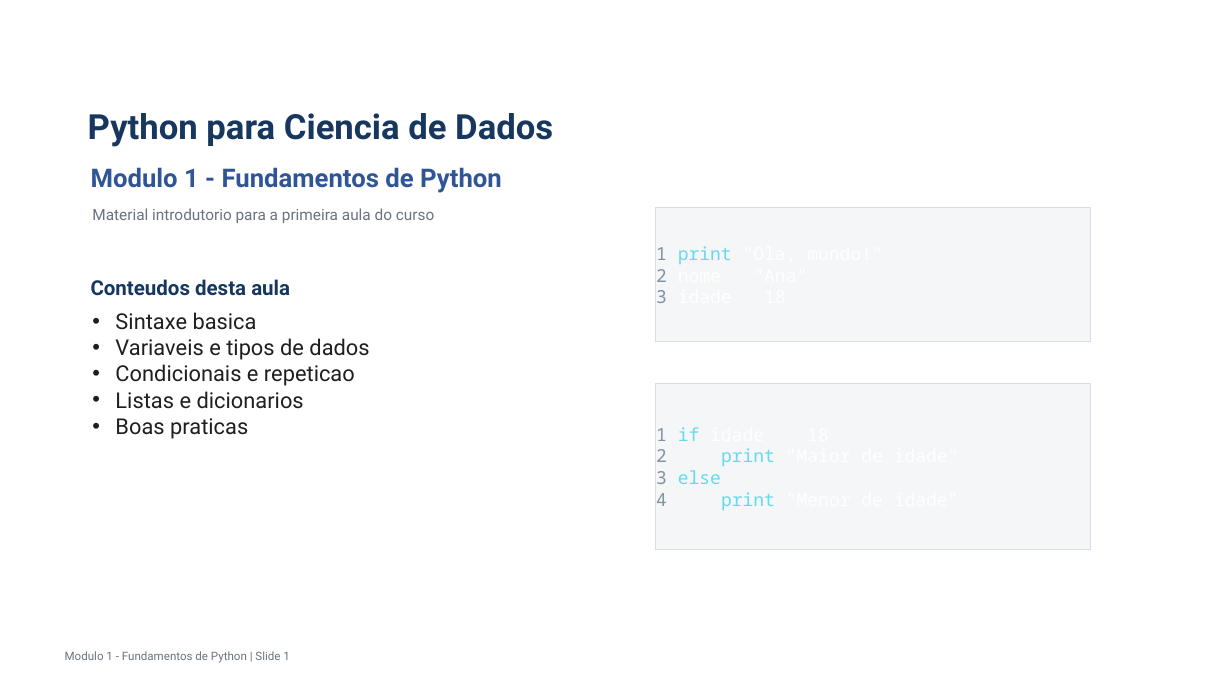
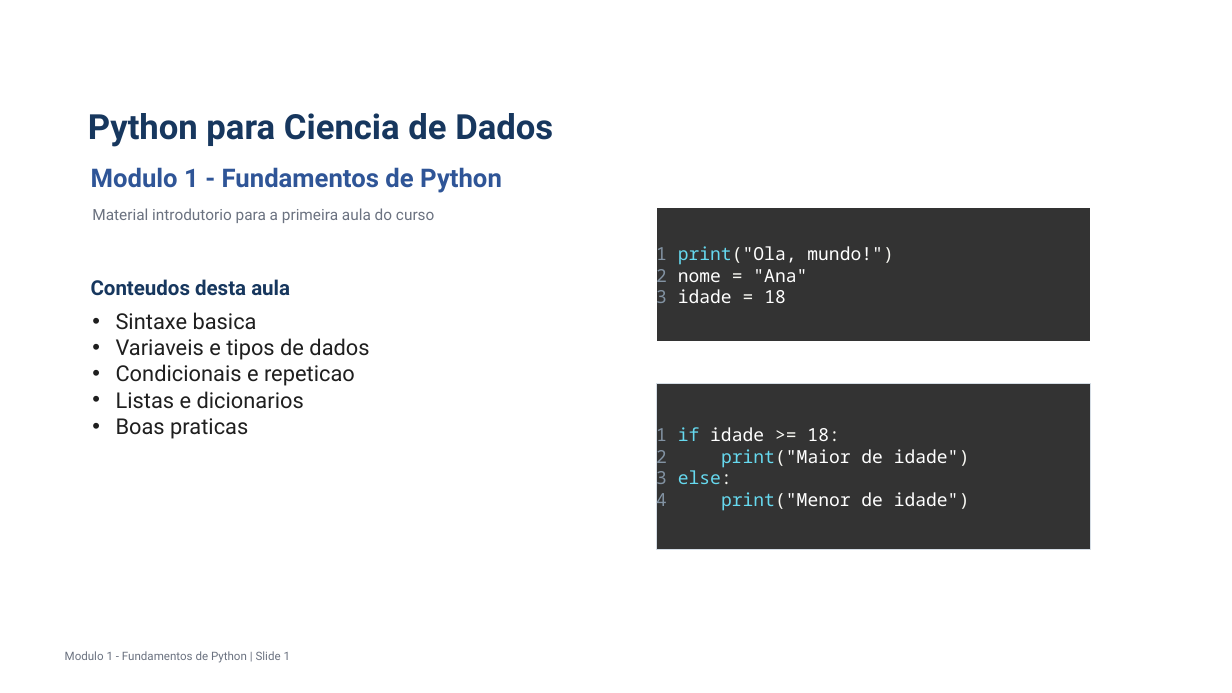
Before and after one commit to leduardopacheco/cursoPythonCDD, a slide deck: slide 1 of slides/modulo-1/fundamentos_python_modulo_1.pptx. Drawn at 1232x693 pixels with LibreOffice and Linux fonts; fonts in the diff are those of the drawing. Boxes give left, top, right and bottom in pixels: in the first picture for what was removed or moved away, otherwise in the second. Text is boxed around its words. In the diff, an @@ line names an element or a change of style, - is before the commit and + after.

```diff
--- a/slides/modulo-1/fundamentos_python_modulo_1.pptx
+++ b/slides/modulo-1/fundamentos_python_modulo_1.pptx
@@ rectangle "1 print("Ola, mundo!")" at [656, 208, 1091, 342]: fill #F4F6F8 to #333333; outline #D5DDE5 0.75 pt to #FFFFFF 0 pt @@
@@ text in rectangle at [656, 243, 894, 308]: text changed @@
-1 print("Ola, mundo!")
-2 nome = "Ana"
-3 idade = 18
+1 print("Ola, mundo!")
+2 nome = "Ana"
+3 idade = 18
@@ rectangle "1 if idade >= 18:" at [656, 384, 1091, 550]: fill #F4F6F8 to #333333; outline #D5DDE5 0.75 pt to #D5DDE5 0 pt @@
@@ text in rectangle at [656, 424, 970, 511]: text changed @@
-1 if idade >= 18:
-2 print("Maior de idade")
-3 else:
-4 print("Menor de idade")
+1 if idade >= 18:
+2 print("Maior de idade")
+3 else:
+4 print("Menor de idade")
```
Also in this commit, not shown: 6 other slides changed.
